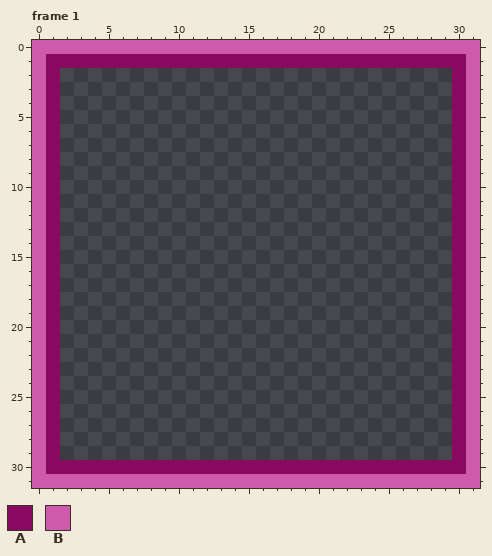
Pixel-art file: Project Games/Project Mini Farm Simulator/Aseprite/Tile_Highlight_Box.aseprite. The picture above was drawn from the file before the commit.
32x32 pixels, 2 frames. Shown: frame 1.
Palette (. is transparent): A #8a0a63  B #cf5bac
Pixels before, frame 1, first column x 0:
 0 BBBBBBBBBBBBBBBBBBBBBBBBBBBBBBBB
 1 BAAAAAAAAAAAAAAAAAAAAAAAAAAAAAAB
 2 BA............................AB
 3 BA............................AB
 4 BA............................AB
 5 BA............................AB
 6 BA............................AB
 7 BA............................AB
 8 BA............................AB
 9 BA............................AB
10 BA............................AB
11 BA............................AB
12 BA............................AB
13 BA............................AB
14 BA............................AB
15 BA............................AB
16 BA............................AB
17 BA............................AB
18 BA............................AB
19 BA............................AB
20 BA............................AB
21 BA............................AB
22 BA............................AB
23 BA............................AB
24 BA............................AB
25 BA............................AB
26 BA............................AB
27 BA............................AB
28 BA............................AB
29 BA............................AB
30 BAAAAAAAAAAAAAAAAAAAAAAAAAAAAAAB
31 BBBBBBBBBBBBBBBBBBBBBBBBBBBBBBBB
After:
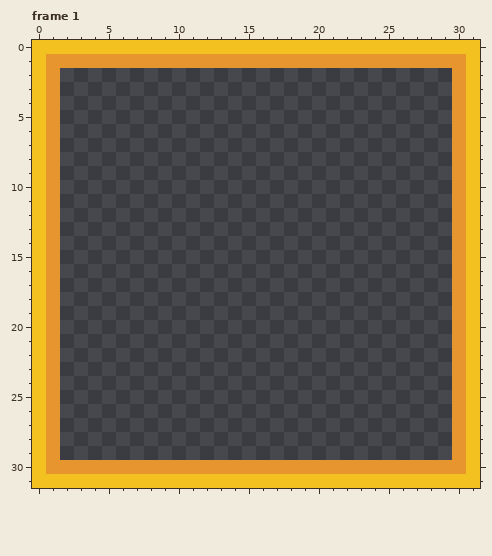
Difference:
colour A: #8a0a63 -> #e7952e
colour B: #cf5bac -> #f3c220
Changed places in both pictures, as pixel boxes (x1, y1, x2, y2):
changed: (32, 40, 480, 488)
